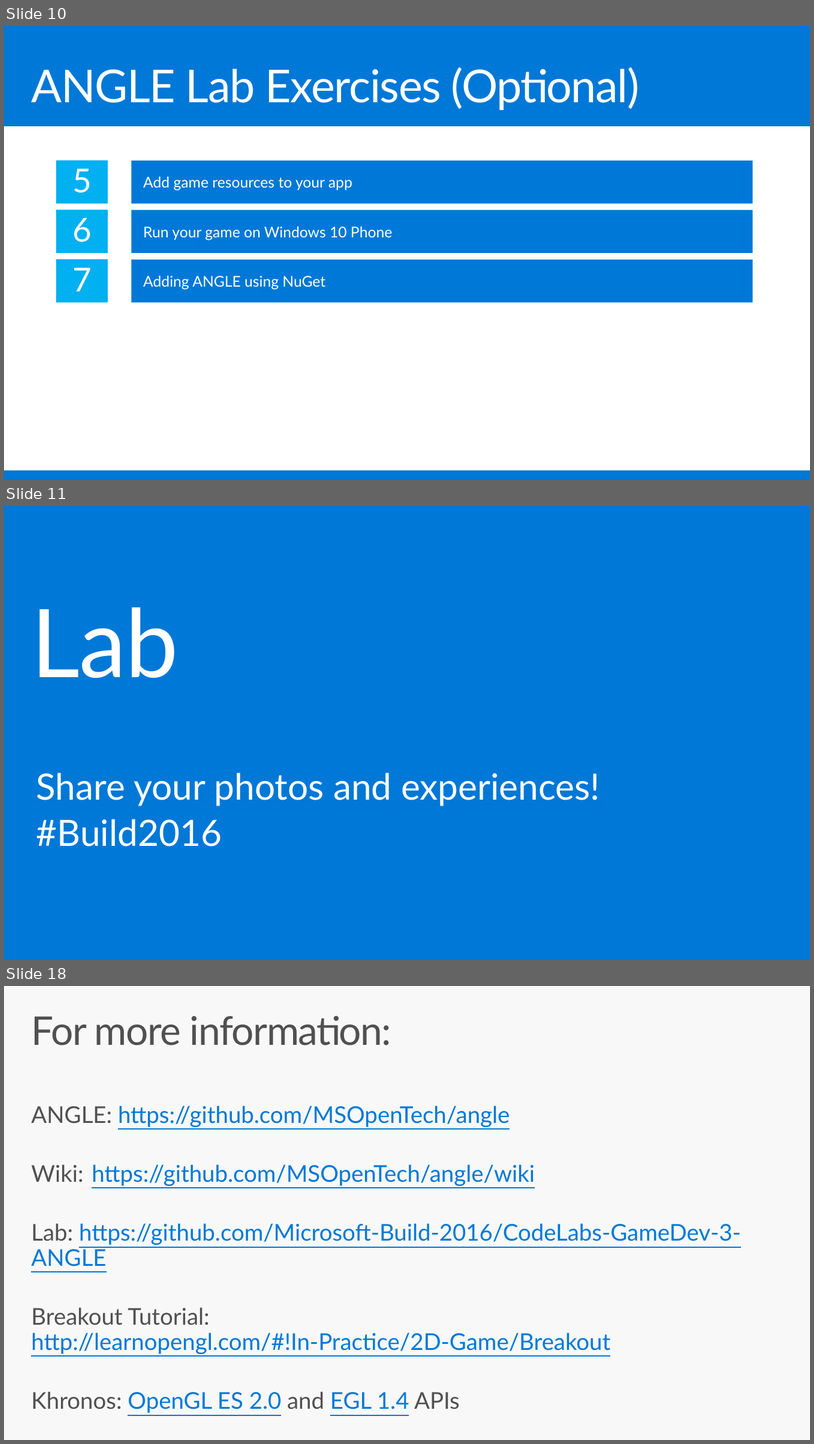
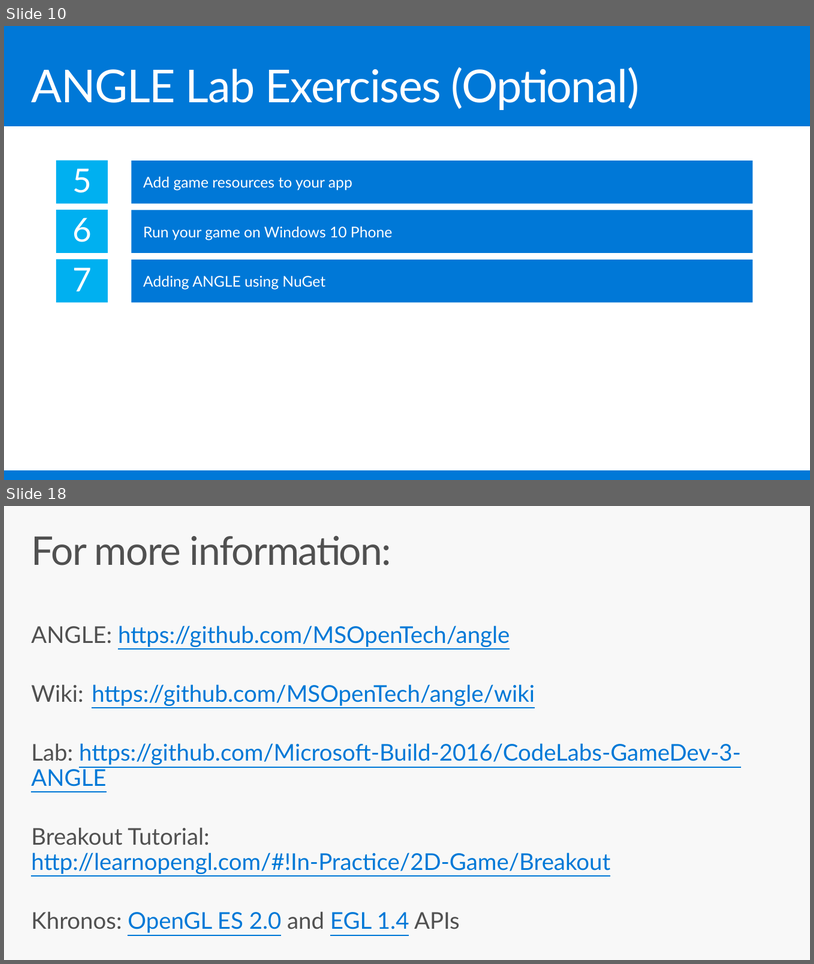
Before and after one commit to Microsoft-Build-2016/CodeLabs-GameDev-3-ANGLE, a slide deck: Presentation.pptx. Shown one above the other, each under a label of ours: slides 10, 11 and 18 before the commit, slides 10 and 18 after it; the slides between them are not shown. The pictures are 814x1444 and 814x964 pixels, drawn with LibreOffice and Linux fonts; fonts in the diff are those of the drawing. Boxes give left, top, right and bottom in pixels: in the first picture for what was removed or moved away, otherwise in the second. Text is boxed around its words. In the diff, an @@ line names an element or a change of style, - is before the commit and + after.

```diff
--- a/Presentation.pptx
+++ b/Presentation.pptx
@@ slide 11 removed at (4,506,810,960), background #0078D7 @@
@@ title removed at (31,607,178,678) @@
-Lab
@@ text removed at (36,772,600,846) @@
-Share your photos and experiences!
-#Build2016
```
Also in this commit, not shown: 7 slides changed, 1 slide added.
